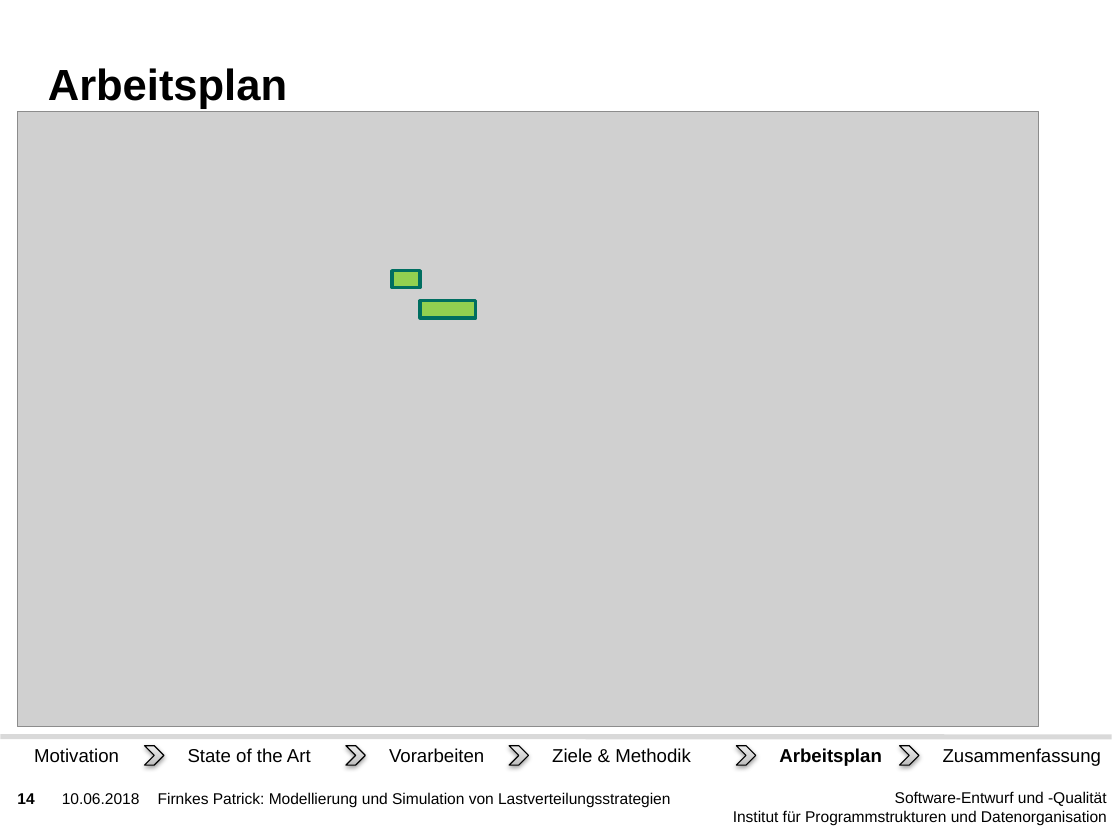
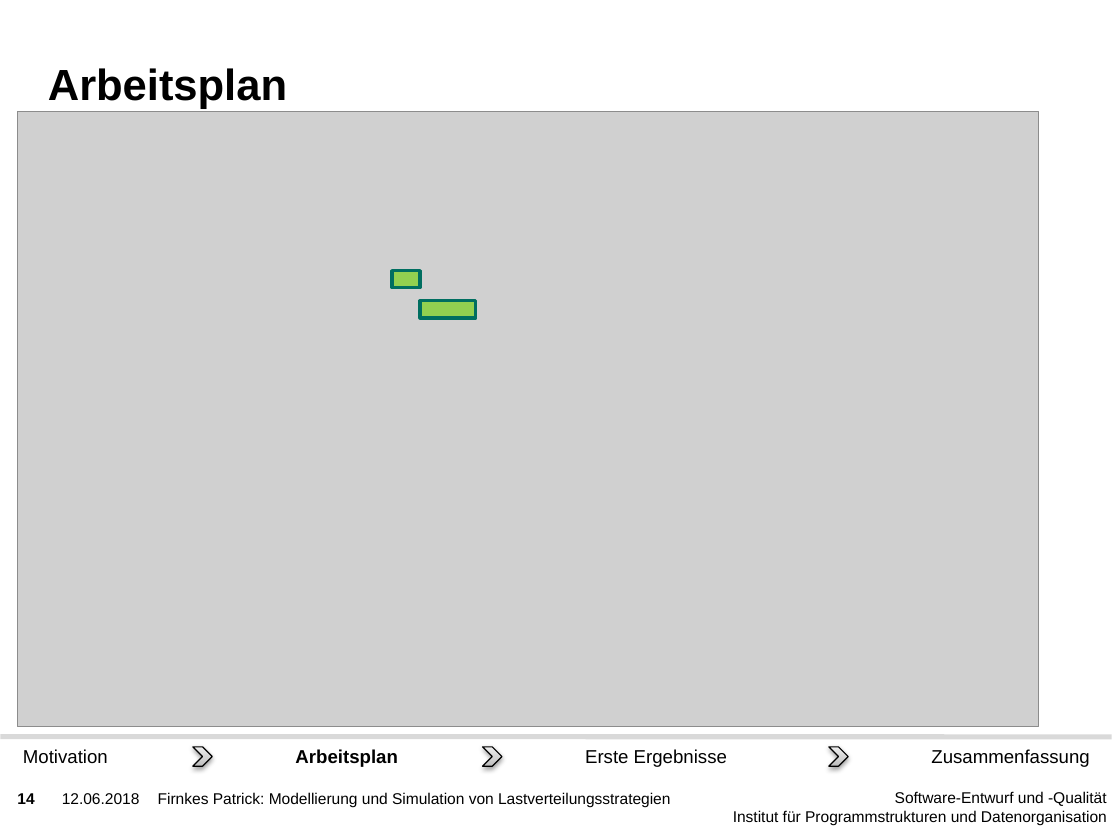
Before and after one commit to PatFirn/wlcg-loadbalancing, a slide deck: slide 14 of presentations/zwischenbericht.pptx. Drawn at 1120x840 pixels with LibreOffice and Linux fonts; fonts in the diff are those of the drawing; grey boxes stand for pictures; background and template pictures are left out. Boxes give left, top, right and bottom in pixels: in the first picture for what was removed or moved away, otherwise in the second. Text is boxed around its words. In the diff, an @@ line names an element or a change of style, - is before the commit and + after.

```diff
--- a/presentations/zwischenbericht.pptx
+++ b/presentations/zwischenbericht.pptx
@@ text "Motivation": place and size @@
-text "Motivation" at bbox=[34, 748, 119, 763]
+text "Motivation" at bbox=[23, 749, 108, 764]
@@ chevron: place and size @@
-chevron at bbox=[144, 746, 164, 765]
+chevron at bbox=[193, 747, 212, 766]
@@ text "Arbeitsplan": place and size @@
-text "Arbeitsplan" at bbox=[779, 748, 881, 766]
+text "Arbeitsplan" at bbox=[295, 749, 397, 767]
@@ chevron: place and size @@
-chevron at bbox=[510, 746, 529, 765]
+chevron at bbox=[483, 747, 502, 766]
@@ text added at bbox=[585, 749, 727, 767], 12 pt, text #000000 @@
+Erste Ergebnisse
@@ group removed at bbox=[188, 746, 755, 765]: 3 texts, 2 chevrons @@
-State of the Art
-Vorarbeiten
-Ziele & Methodik
@@ chevron: place and size @@
-chevron at bbox=[899, 746, 918, 765]
+chevron at bbox=[829, 747, 848, 766]
@@ text "Zusammenfassung": place and size @@
-text "Zusammenfassung" at bbox=[943, 748, 1101, 766]
+text "Zusammenfassung" at bbox=[931, 749, 1089, 767]
@@ text at bbox=[62, 793, 140, 804]: text changed @@
-10.06.2018
+12.06.2018
```
Also in this commit, not shown: 29 other slides changed.
